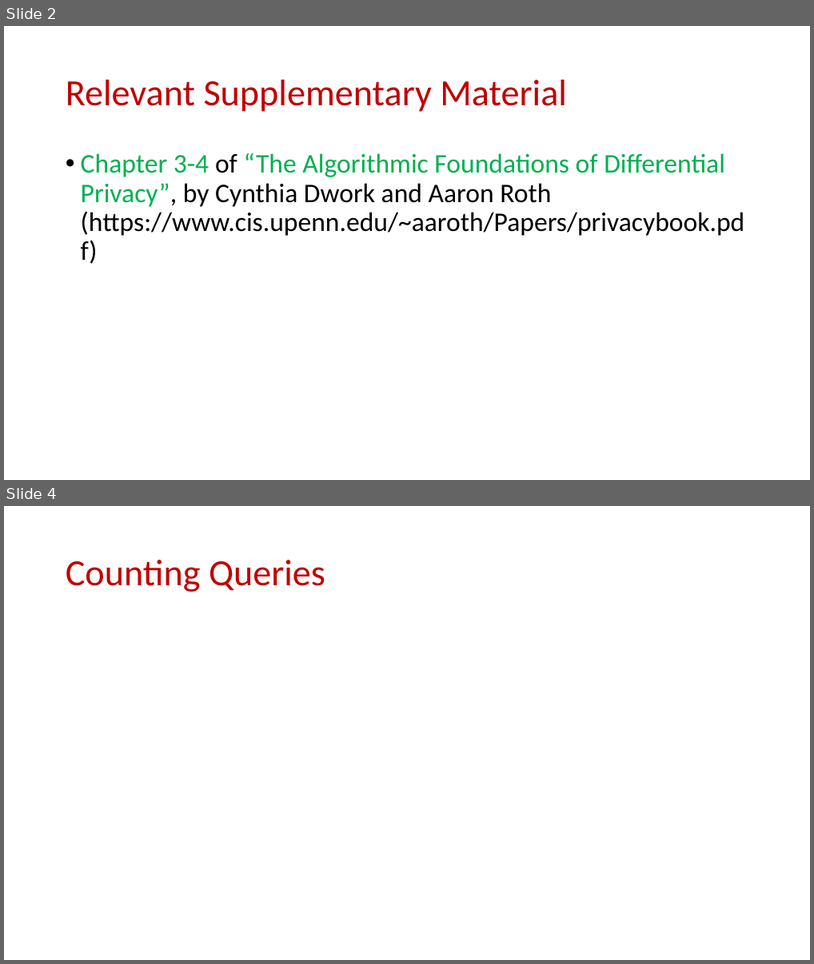
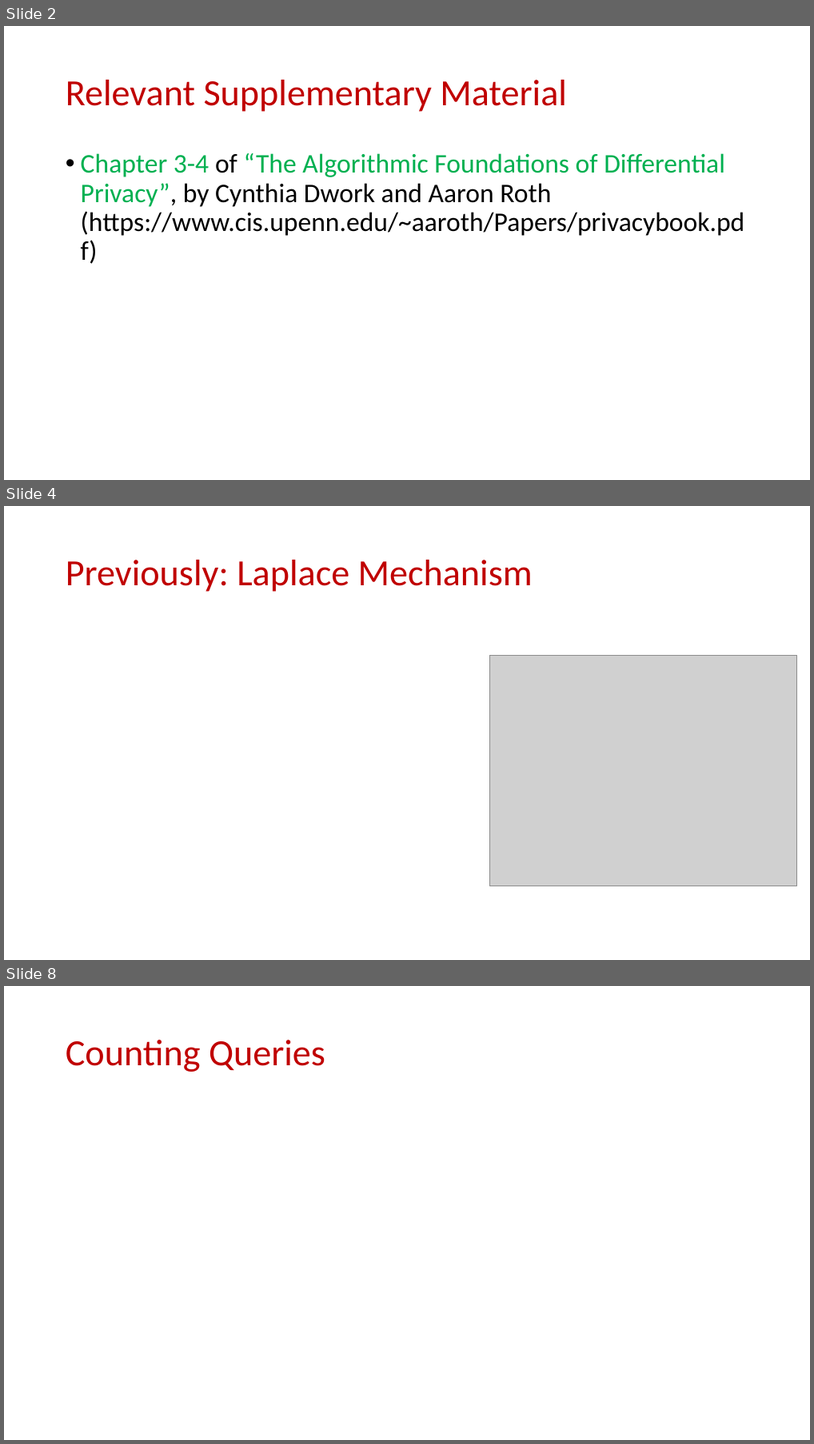
Before and after one commit to samsonzhou/samsonzhou.github.io, a slide deck: CSCE658-S24/L22.pptx. Shown one above the other, each under a label of ours: slides 2 and 4 before the commit, slides 2, 4 and 8 after it; the slides between them are not shown. The pictures are 814x964 and 814x1444 pixels, drawn with LibreOffice and Linux fonts; fonts in the diff are those of the drawing; grey boxes stand for pictures. Boxes give left, top, right and bottom in pixels: in the first picture for what was removed or moved away, otherwise in the second. Text is boxed around its words. In the diff, an @@ line names an element or a change of style, - is before the commit and + after.

```diff
--- a/CSCE658-S24/L22.pptx
+++ b/CSCE658-S24/L22.pptx
@@ slide 4 added at bbox=[4, 506, 810, 960], background #FFFFFF @@
@@ title added at bbox=[66, 560, 533, 592], 44 pt, text #C00000 @@
+Previously: Laplace Mechanism
@@ picture added at bbox=[490, 655, 798, 885] @@
@@ what was slide 4 is now slide 8 @@
```
Also in this commit, not shown: 1 slide changed, 34 other slides added.
